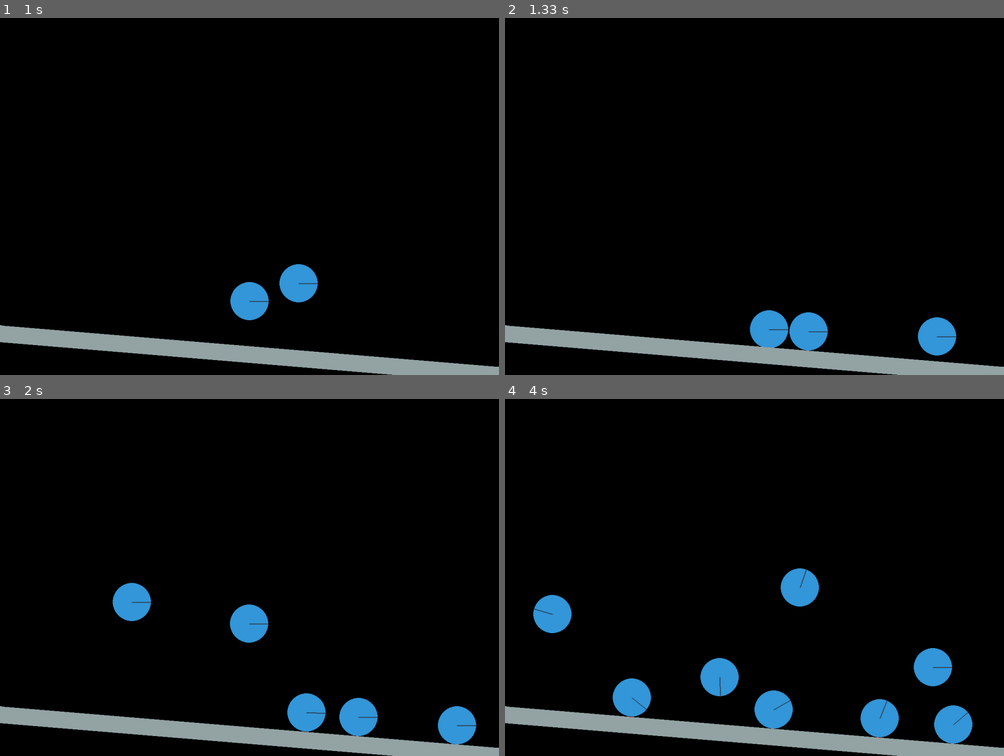
Above: before the commit, frames 1-4 (two rows, left to right).
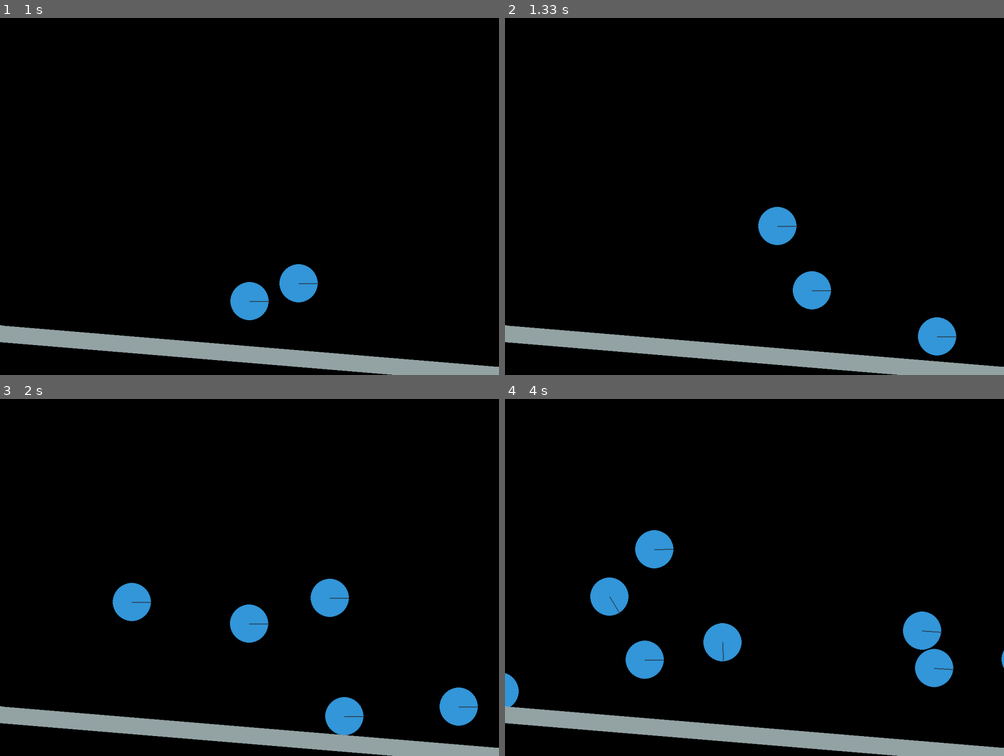
Above: after the commit, the same moments.

Repository: agentzero001/more_python
Game: pygame game, started from pygame/galton_board/galton_board.py
Two runs of this game, one before a commit and one after it. Both use one fixed random seed, a clock stepped at 60 frames per second and the inputs below.
Inputs (mouse positions are in pixels of both pictures, inside the frame that each line leads up to):
- Up to frame 1 (1 s): click (249, 171) at 0.38 s; click (299, 260) at 0.72 s
- Up to frame 2 (1.33 s): click (939, 314) at 1.05 s
- Up to frame 3 (2 s): click (129, 470) at 1.38 s; click (249, 602) at 1.72 s
- Up to frame 4 (4 s): click (684, 470) at 2.05 s; click (929, 659) at 2.38 s; click (589, 591) at 2.72 s; click (609, 473) at 3.05 s; click (634, 623) at 3.38 s; click (934, 645) at 3.72 s

Frame 1 is identical in both runs. In frame 2, 2.6% of the frame differs, in the area x 49-66%, y 52-94%; in frame 3, 2.8%; in frame 4, 8.2%, in the area x 0-100%, y 36-97%.

Commit message:
vanilla javascript

Diff:
--- a/pygame/galton_board/galton_board.py
+++ b/pygame/galton_board/galton_board.py
@@ -18,7 +18,7 @@
 space.gravity = 0, 2000
 
 def create_ball(space, pos, bigger=0):
-    ball_mass = 1
+    ball_mass = 4
     ball_radius = 40 + bigger
     ball_moment = pymunk.moment_for_circle(ball_mass, 0, ball_radius)
     ball_body = pymunk.Body(ball_mass, ball_moment)
@@ -29,7 +29,7 @@
     space.add(ball_body, ball_shape)
 
 segment_shape = pymunk.Segment(space.static_body, (0, HEIGHT - 100 ), (WIDTH, HEIGHT), 20)
-segment_shape.elasticity = 0
+segment_shape.elasticity = 1
 segment_shape.friction = 0
 space.add(segment_shape)
 
Not shown, added: pygame/vanilla_javascript/template.html
Not shown, added: pygame/vanilla_javascript/vanilla_javascript.js
